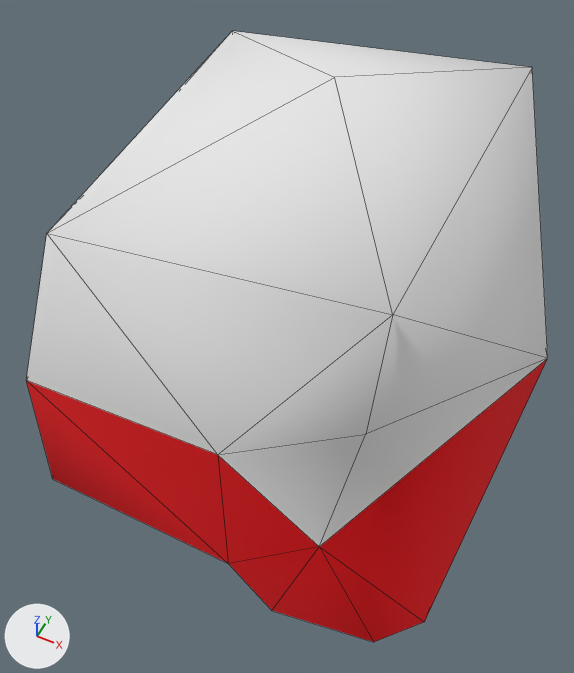
One commit to the glTF model Models/Plates/plate2.glb: the scene before it, then after it.
Camera for both pictures: a 50 mm camera at (11.1, -24.2, 35.4) aimed at (-0.5, -1.1, 6.5). Lighting does not change. The marker at lower left points along +X, +Y and +Z. The older version comes first. Mesh edges are drawn as thin lines. Vertices at exactly the same position are counted once.

Script lines for the objects in view, before the commit:
```python
me_plate2 = bpy.data.meshes.new('plate2')
me_plate2.from_pydata(...)  # 26 vertices, 40 faces; spans x -16.6..11.3, y -11.1..15.3, z -0.1..19.9
# faces by material slot: [20, 20]
me_plate2.materials.append(mat_mat_stone)  # red #e7000b
me_plate2.materials.append(mat_mat_sand)  # white #e7e7e7
ob_plate2 = bpy.data.objects.new('plate2', me_plate2)
ob_plate2.location = (0.0, 0.0, 0.0)
```
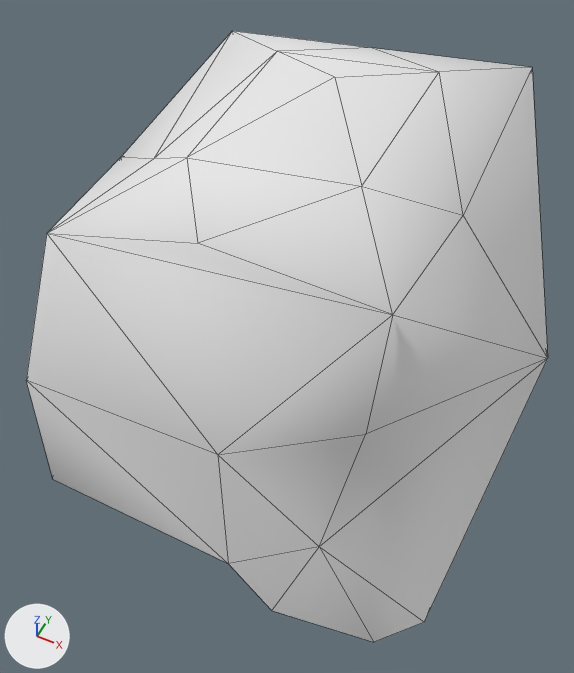
The newer file is also turned or shifted as a whole; pictures and numbers use the older file's frame.

Edits to the scene script, one JSON object a line:
```json
{"block": "me_plate2", "where": "# used by ob_plate2; location = (0.0, 0.0, 0.0)"}
{"op": "remove", "block": "me_plate2", "code": "me_plate2.from_pydata(...)  # 26 vertices, 40 faces; spans x -16.6..11.3, y -11.1..15.3, z -0.1..19.9"}
{"op": "add", "block": "me_plate2", "code": "me_plate2.from_pydata(...)  # 34 vertices, 56 faces; spans x -16.6..11.3, y -11.1..15.3, z -0.1..19.9"}
{"block": "me_plate2", "change": "me_plate2 part 1"}
{"block": "me_plate2", "change": "8 faces are deleted"}
{"block": "me_plate2", "change": "8 vertices are added at x -7.5..6.6, y -7.4..6.9, z 14.2..19.2"}
{"block": "me_plate2", "change": "24 new faces join them"}
{"block": "me_plate2", "change": "me_plate2 part 2: 20 faces spanning x -16.6..11.3, y -11.1..15.3, z -0.1..8.2 switch from mat_mat_stone (red #e7000b) to mat_mat_sand (white #e7e7e7)"}
```

Changed parts and their boxes (x1, y1, x2, y2) in the pictures (574 x 673 px):
```json
{"part": 1, "of": "me_plate2", "change": "reshaped", "before": [47, 31, 548, 358], "after": [47, 31, 548, 358]}
{"part": 2, "of": "me_plate2", "change": "recoloured", "before": [26, 359, 547, 642], "after": [26, 359, 547, 642], "on screen": "red to white"}
```
